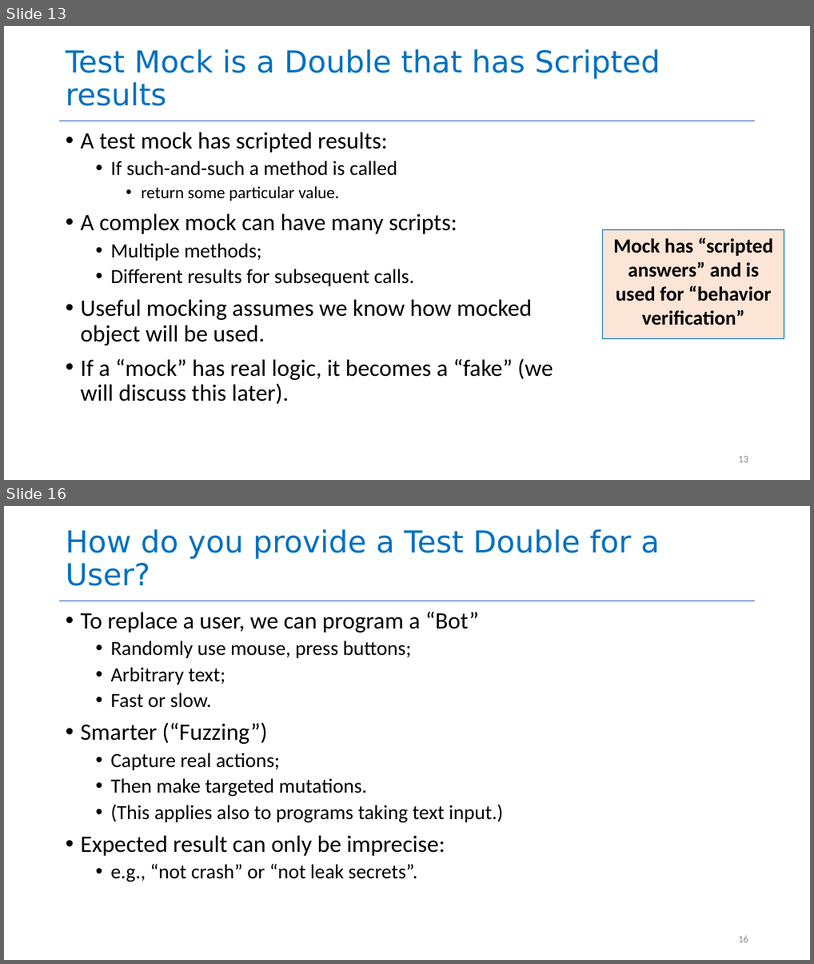
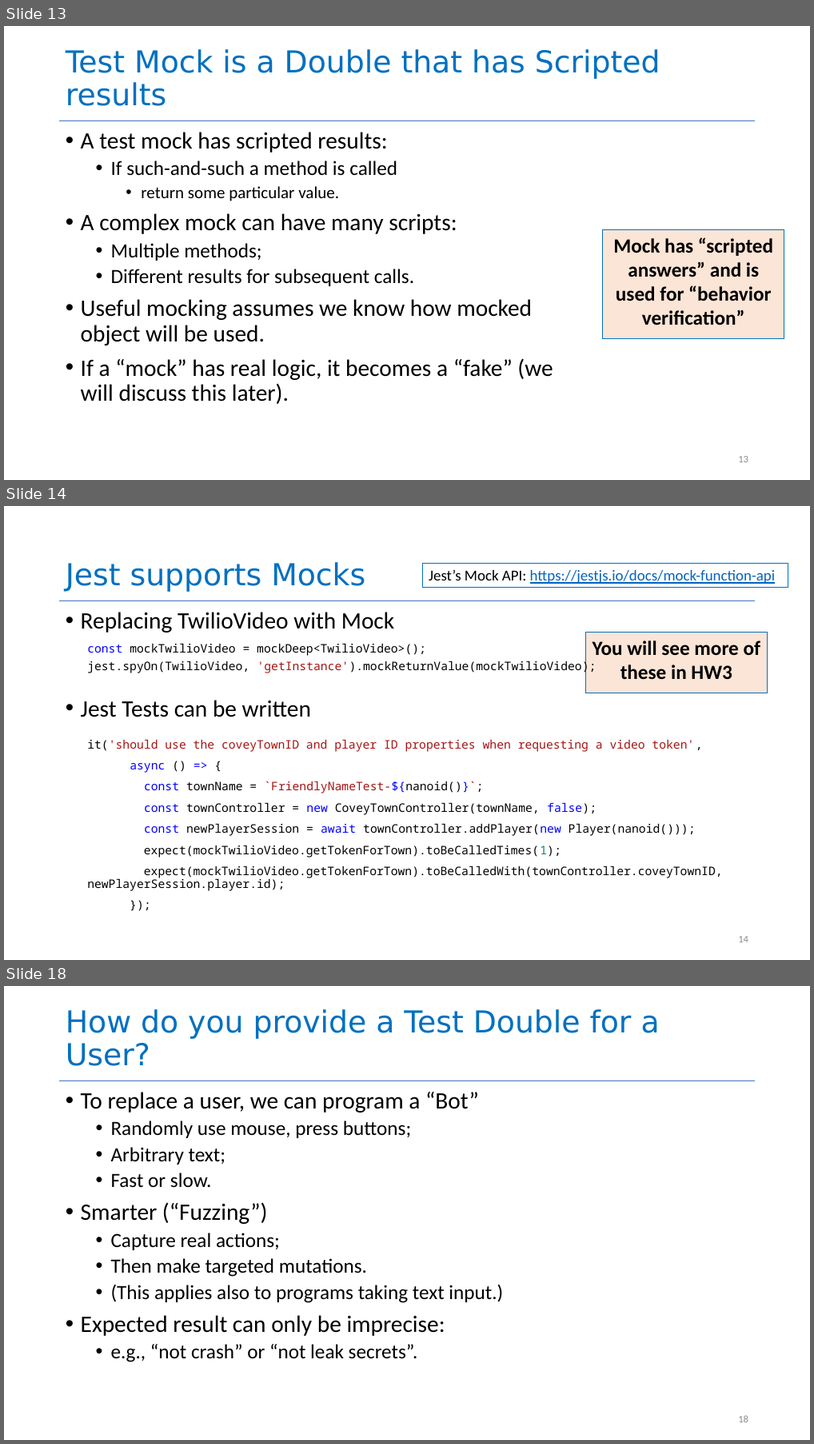
Before and after one commit to neu-se/CS4530-Spring-2022, a slide deck: Slides/Lesson 5.3 Testing Systems.pptx. Shown one above the other, each under a label of ours: slides 13 and 16 before the commit, slides 13, 14 and 18 after it; the slides between them are not shown. The pictures are 814x964 and 814x1444 pixels, drawn with LibreOffice and Linux fonts; fonts in the diff are those of the drawing. Boxes give left, top, right and bottom in pixels: in the first picture for what was removed or moved away, otherwise in the second. Text is boxed around its words. In the diff, an @@ line names an element or a change of style, - is before the commit and + after.

```diff
--- a/Slides/Lesson 5.3 Testing Systems.pptx
+++ b/Slides/Lesson 5.3 Testing Systems.pptx
@@ slide 14 added at [4, 506, 810, 960], background #FFFFFF; not listed: 1 template element that a slide beside it also shows @@
@@ title added at [66, 562, 366, 592], 36 pt, text #0070C0 @@
+Jest supports Mocks
@@ rectangle added at [423, 563, 790, 587], outline #0070C0 1 pt, 18 pt, text #0563C1, underline @@
+Jest’s Mock API: https://jestjs.io/docs/mock-function-api
@@ text added at [81, 612, 394, 632], 28 pt, text #000000 @@
+• Replacing TwilioVideo with Mock
@@ rectangle added at [586, 632, 767, 693], fill #FBE5D6, outline #0070C0 1 pt, 24 pt, text #000000, bold @@
+You will see more of these in HW3
@@ text added at [87, 660, 597, 674], 14 pt, text #000000 @@
+const mockTwilioVideo = mockDeep<TwilioVideo>();
+jest.spyOn(TwilioVideo, 'getInstance').mockReturnValue(mockTwilioVideo);
@@ text added at [81, 700, 311, 717], 28 pt, text #000000 @@
+• Jest Tests can be written
@@ text added at [87, 739, 723, 891], 14 pt, text #000000 @@
+it('should use the coveyTownID and player ID properties when requesting a video token',
+async () => {
+const townName = `FriendlyNameTest-${nanoid()}`;
+const townController = new CoveyTownController(townName, false);
+const newPlayerSession = await townController.addPlayer(new Player(nanoid()));
+expect(mockTwilioVideo.getTokenForTown).toBeCalledTimes(1);
+expect(mockTwilioVideo.getTokenForTown).toBeCalledWith(townController.coveyTownID, newPlayerSession.player.id);
+});
@@ page number added at [738, 936, 749, 942], 12 pt, text #8C8C8C @@
+14
@@ what was slide 16 is now slide 18 @@
```
Also in this commit, not shown: 4 slides changed, 2 other slides added, 1 slide removed.
